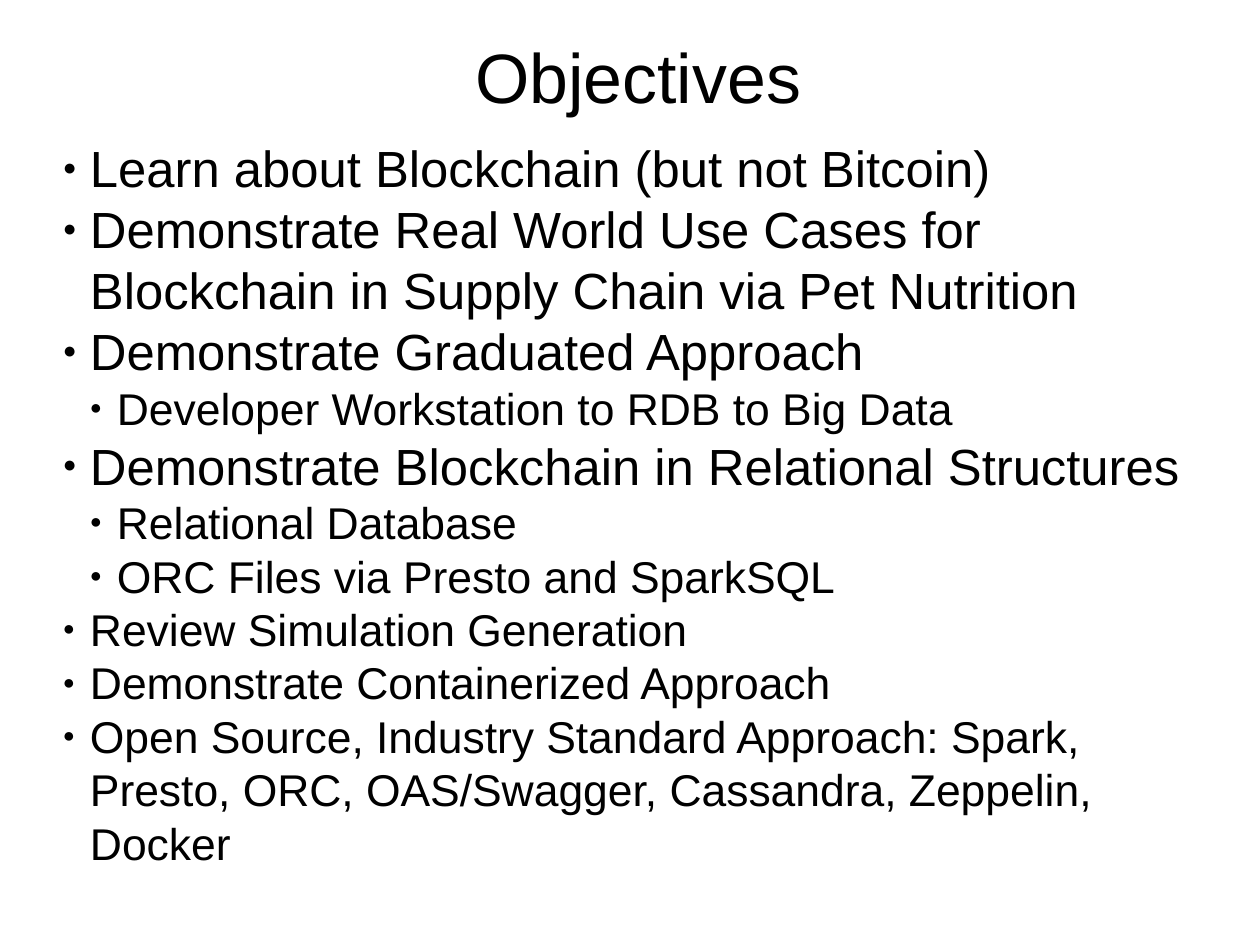
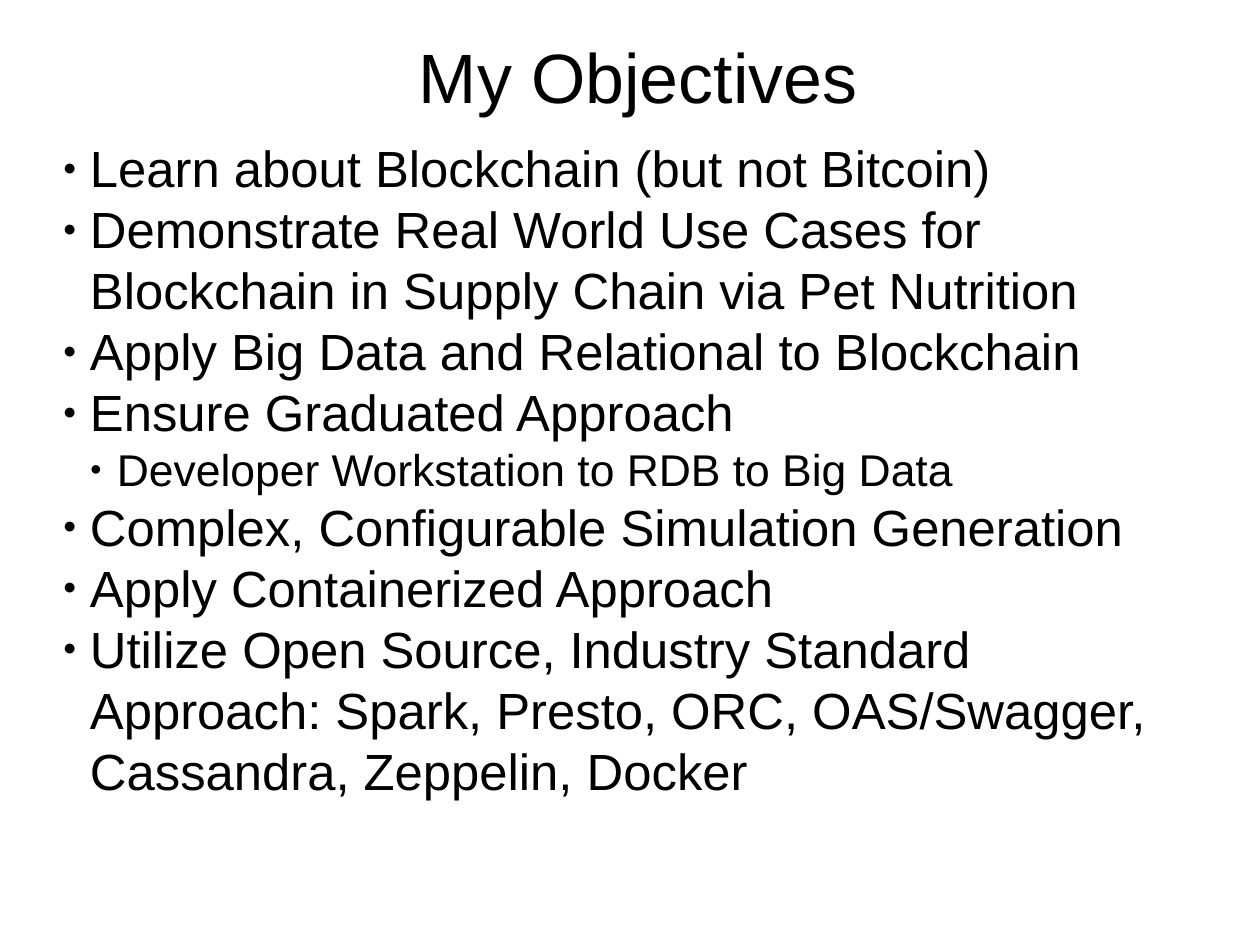
Before and after one commit to petezybrick/blockchain-supplychain, a slide deck: slide 3 of src/site/markdown/bcsc-v2.odp. Drawn at 1260x945 pixels with LibreOffice and Linux fonts; fonts in the diff are those of the drawing. Boxes give left, top, right and bottom in pixels: in the first picture for what was removed or moved away, otherwise in the second. Text is boxed around its words. In the diff, an @@ line names an element or a change of style, - is before the commit and + after.

```diff
--- a/src/site/markdown/bcsc-v2.odp
+++ b/src/site/markdown/bcsc-v2.odp
@@ text at [419,52,857,117]: text changed @@
-Objectives
+My Objectives
@@ text at [90,333,1081,442]: text changed @@
-● Demonstrate Graduated Approach
+● Apply Big Data and Relational to Blockchain
+● Ensure Graduated Approach
@@ text at [90,509,1145,797]: text changed; size 28 to 32 pt @@
-● Demonstrate Blockchain in Relational Structures
-  ● Relational Database
-  ● ORC Files via Presto and SparkSQL
-● Review Simulation Generation
-● Demonstrate Containerized Approach
-● Open Source, Industry Standard Approach: Spark, Presto, ORC, OAS/Swagger, Cassandra, Zeppelin, Docker
+● Complex, Configurable Simulation Generation
+● Apply Containerized Approach
+● Utilize Open Source, Industry Standard Approach: Spark, Presto, ORC, OAS/Swagger, Cassandra, Zeppelin, Docker
```
Also in this commit, not shown: 10 other slides changed, 20 slides added, 1 slide removed, 1 other file.
